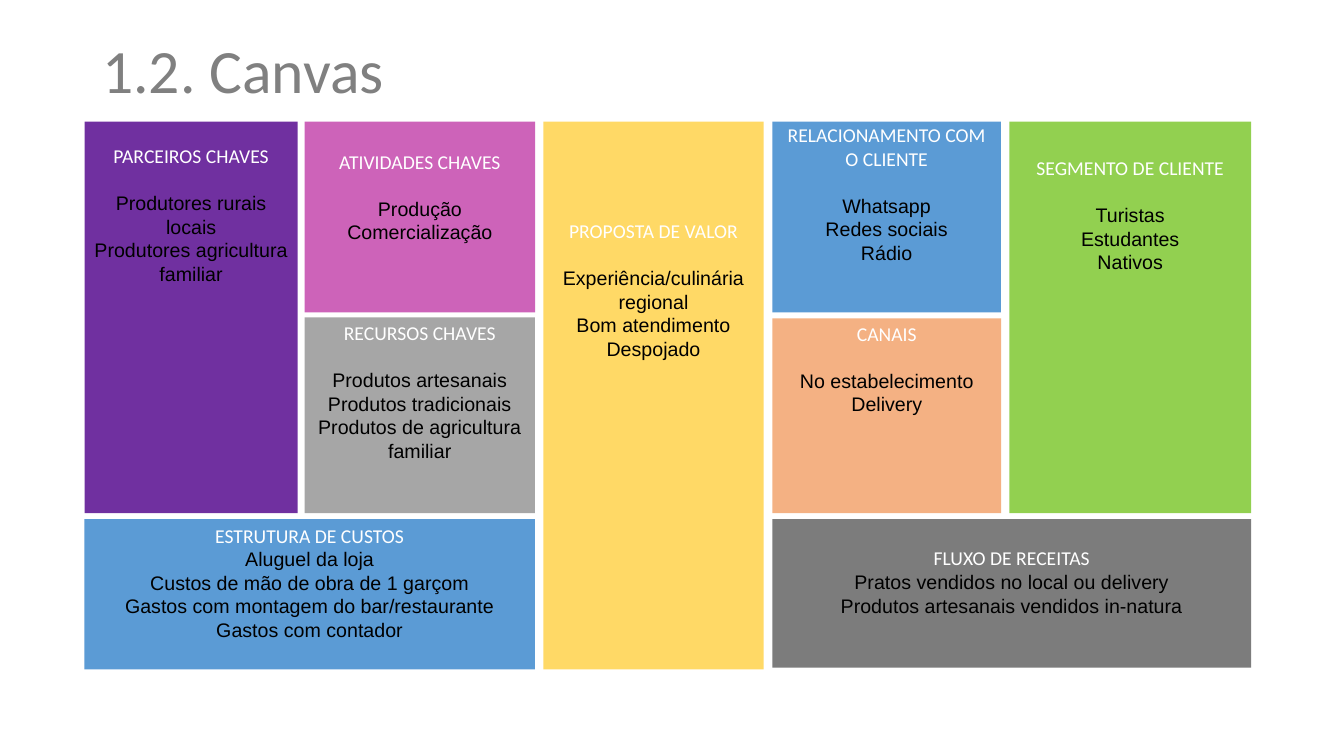
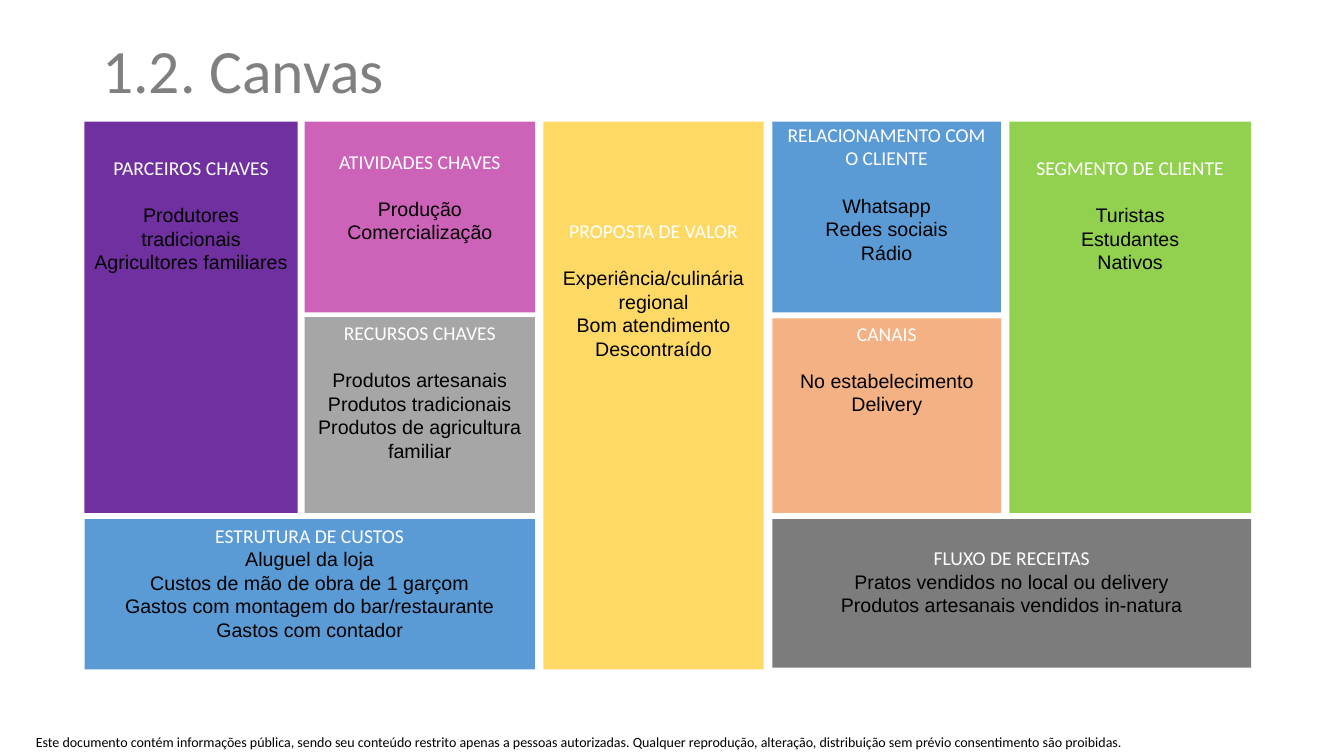
Before and after one commit to renatomarcio18081971/trabalhodeconclusao, a slide deck: slide 4 of plano-de-negocios-restaurante-tioto.pptx. Drawn at 1344x756 pixels with LibreOffice and Linux fonts; fonts in the diff are those of the drawing; background and template pictures are left out. Boxes give left, top, right and bottom in pixels: in the first picture for what was removed or moved away, otherwise in the second. Text is boxed around its words. In the diff, an @@ line names an element or a change of style, - is before the commit and + after.

```diff
--- a/plano-de-negocios-restaurante-tioto.pptx
+++ b/plano-de-negocios-restaurante-tioto.pptx
@@ text in rectangle at [94,208,287,273]: text changed @@
-Produtores rurais locais
-Produtores agricultura familiar
+Produtores tradicionais
+Agricultores familiares
@@ text in rectangle at [595,341,712,357]: text changed @@
-Despojado
+Descontraído
@@ text added at [36,737,1121,750], 10 pt, text #000000 @@
+Este documento contém informações pública, sendo seu conteúdo restrito apenas a pessoas autorizadas. Qualquer reprodução, alteração, distribuição sem prévio consentimento são proibidas.
```
Also in this commit, not shown: 9 other slides changed, 4 slides added, 1 slide removed, 1 other file.
